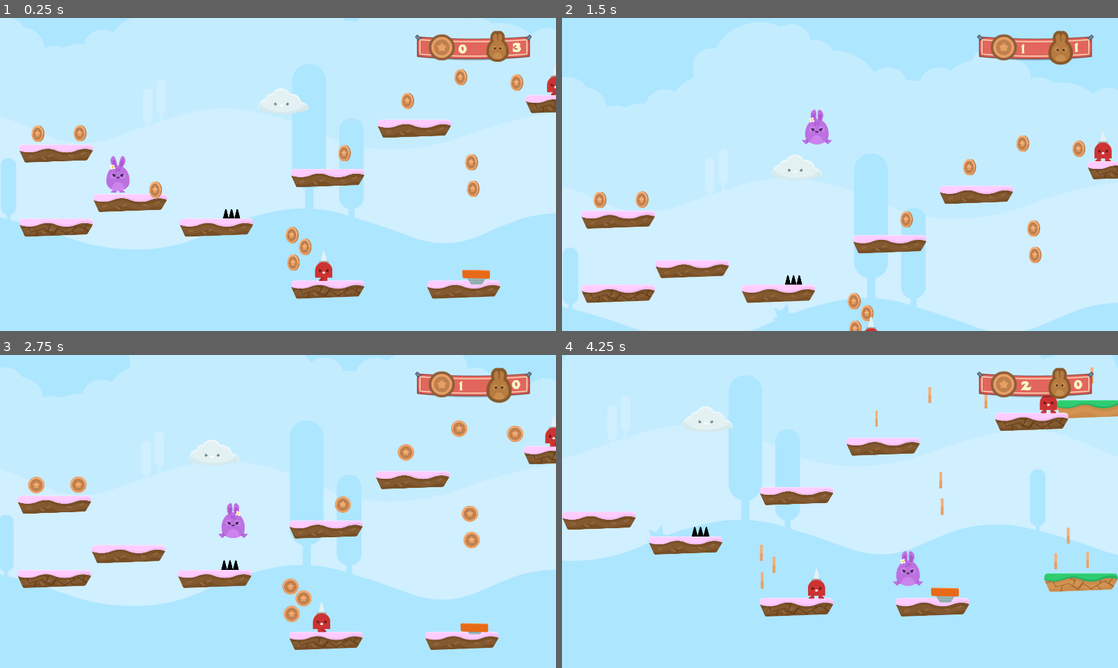
Above: before the commit, frames 1-4 (two rows, left to right).
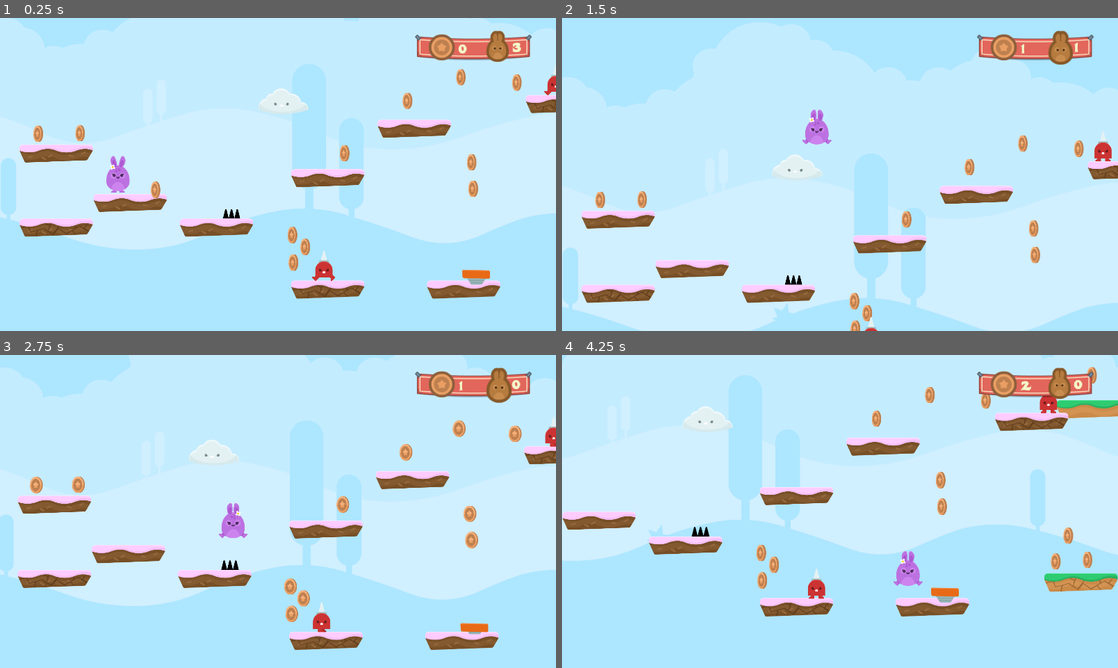
Above: after the commit, the same moments.

Repository: DiscoveringGodot/3_Hoppy_Days
Game: Godot game, scene res://Levels/Level 1.tscn
Two runs of this game, one before a commit and one after it. Both use one fixed random seed, a clock stepped at 60 frames per second and the inputs below.
Inputs:
- Up to frame 1 (0.25 s): no input
- Up to frame 2 (1.5 s): hold Right (ui_right) from 0.53 s (still down); tap Up (ui_up) at 0.77 s
- Up to frame 3 (2.75 s): tap Up (ui_up) at 1.52 s; release Right (ui_right) at 2.03 s; hold Left (ui_left) from 2.03 s (still down)
- Up to frame 4 (4.25 s): release Left (ui_left) at 2.78 s; hold Right (ui_right) from 2.78 s (still down); tap Up (ui_up) at 3.02, 3.77 s

The runs differ from the first frame. In frame 1, 0.8% of the frame differs, in the area x 5-100%, y 16-85%; in frame 2, 0.6%; in frame 3, 0.6%; in frame 4, 0.8%, in the area x 35-97%, y 3-75%.

Commit message:
streamlined player detection for cloud npc (corrected collision mask)

Diff:
--- a/Levels/Level 1.tscn
+++ b/Levels/Level 1.tscn
@@ -264,10 +264,6 @@
 
 editor/display_folded = true
 
-[node name="AnimatedSprite" parent="NPCs/NPC_SpkieMan/Area2D" index="1"]
-
-frame = 0
-
 [node name="NPC_SpkieMan2" parent="NPCs" index="3" instance=ExtResource( 7 )]
 
 position = Vector2( 2802.8, -206 )
@@ -275,10 +271,6 @@
 [node name="Area2D" parent="NPCs/NPC_SpkieMan2" index="0"]
 
 editor/display_folded = true
-
-[node name="AnimatedSprite" parent="NPCs/NPC_SpkieMan2/Area2D" index="1"]
-
-frame = 0
 
 [node name="AnimationPlayer" parent="NPCs/NPC_SpkieMan2" index="1"]
 
@@ -308,80 +300,6 @@
 
 [connection signal="body_shape_entered" from="Spikes/SpikesTop" to="Player" method="take_damage"]
 
-[connection signal="Coin_Pickup" from="Coins/Coin2" to="Player" method="_on_Coin_Coin_Pickup"]
-
-[connection signal="Coin_Pickup" from="Coins/Coin3" to="Player" method="_on_Coin_Coin_Pickup"]
-
-[connection signal="Coin_Pickup" from="Coins/Coin4" to="Player" method="_on_Coin_Coin_Pickup"]
-
-[connection signal="Coin_Pickup" from="Coins/Coin5" to="Player" method="_on_Coin_Coin_Pickup"]
-
-[connection signal="Coin_Pickup" from="Coins/Coin6" to="Player" method="_on_Coin_Coin_Pickup"]
-
-[connection signal="Coin_Pickup" from="Coins/Coin7" to="Player" method="_on_Coin_Coin_Pickup"]
-
-[connection signal="Coin_Pickup" from="Coins/Coin8" to="Player" method="_on_Coin_Coin_Pickup"]
-
-[connection signal="Coin_Pickup" from="Coins/Coin9" to="Player" method="_on_Coin_Coin_Pickup"]
-
-[connection signal="Coin_Pickup" from="Coins/Coin10" to="Player" method="_on_Coin_Coin_Pickup"]
-
-[connection signal="Coin_Pickup" from="Coins/Coin11" to="Player" method="_on_Coin_Coin_Pickup"]
-
-[connection signal="Coin_Pickup" from="Coins/Coin12" to="Player" method="_on_Coin_Coin_Pickup"]
-
-[connection signal="Coin_Pickup" from="Coins/Coin13" to="Player" method="_on_Coin_Coin_Pickup"]
-
-[connection signal="Coin_Pickup" from="Coins/Coin14" to="Player" method="_on_Coin_Coin_Pickup"]
-
-[connection signal="Coin_Pickup" from="Coins/Coin15" to="Player" method="_on_Coin_Coin_Pickup"]
-
-[connection signal="Coin_Pickup" from="Coins/Coin16" to="Player" method="_on_Coin_Coin_Pickup"]
-
-[connection signal="Coin_Pickup" from="Coins/Coin17" to="Player" method="_on_Coin_Coin_Pickup"]
-
-[connection signal="Coin_Pickup" from="Coins/Coin18" to="Player" method="_on_Coin_Coin_Pickup"]
-
-[connection signal="Coin_Pickup" from="Coins/Coin19" to="Player" method="_on_Coin_Coin_Pickup"]
-
-[connection signal="Coin_Pickup" from="Coins/Coin20" to="Player" method="_on_Coin_Coin_Pickup"]
-
-[connection signal="Coin_Pickup" from="Coins/Coin21" to="Player" method="_on_Coin_Coin_Pickup"]
-
-[connection signal="Coin_Pickup" from="Coins/Coin22" to="Player" method="_on_Coin_Coin_Pickup"]
-
-[connection signal="Coin_Pickup" from="Coins/Coin23" to="Player" method="_on_Coin_Coin_Pickup"]
-
-[connection signal="Coin_Pickup" from="Coins/Coin24" to="Player" method="_on_Coin_Coin_Pickup"]
-
-[connection signal="Coin_Pickup" from="Coins/Coin25" to="Player" method="_on_Coin_Coin_Pickup"]
-
-[connection signal="Coin_Pickup" from="Coins/Coin26" to="Player" method="_on_Coin_Coin_Pickup"]
-
-[connection signal="Coin_Pickup" from="Coins/Coin27" to="Player" method="_on_Coin_Coin_Pickup"]
-
-[connection signal="Coin_Pickup" from="Coins/Coin28" to="Player" method="_on_Coin_Coin_Pickup"]
-
-[connection signal="Coin_Pickup" from="Coins/Coin29" to="Player" method="_on_Coin_Coin_Pickup"]
-
-[connection signal="Coin_Pickup" from="Coins/Coin30" to="Player" method="_on_Coin_Coin_Pickup"]
-
-[connection signal="Coin_Pickup" from="Coins/Coin31" to="Player" method="_on_Coin_Coin_Pickup"]
-
-[connection signal="Coin_Pickup" from="Coins/Coin32" to="Player" method="_on_Coin_Coin_Pickup"]
-
-[connection signal="Coin_Pickup" from="Coins/Coin33" to="Player" method="_on_Coin_Coin_Pickup"]
-
-[connection signal="Coin_Pickup" from="Coins/Coin34" to="Player" method="_on_Coin_Coin_Pickup"]
-
-[connection signal="Coin_Pickup" from="Coins/Coin35" to="Player" method="_on_Coin_Coin_Pickup"]
-
-[connection signal="Coin_Pickup" from="Coins/Coin36" to="Player" method="_on_Coin_Coin_Pickup"]
-
-[connection signal="Coin_Pickup" from="Coins/Coin37" to="Player" method="_on_Coin_Coin_Pickup"]
-
-[connection signal="Coin_Pickup" from="Coins/Coin38" to="Player" method="_on_Coin_Coin_Pickup"]
-
 [connection signal="body_shape_entered" from="NPCs/NPC_SpkieMan/Area2D" to="Player" method="take_damage"]
 
 [connection signal="body_shape_entered" from="NPCs/NPC_SpkieMan2/Area2D" to="Player" method="take_damage"]
--- a/NPCs/NPC_Cloud.tscn
+++ b/NPCs/NPC_Cloud.tscn
@@ -2,7 +2,6 @@
 
 [ext_resource path="res://scripts/NPC_Cloud.gd" type="Script" id=1]
 [ext_resource path="res://gfx/Enemies/cloud.png" type="Texture" id=2]
-
 
 [sub_resource type="Animation" id=1]
 
@@ -23,7 +22,7 @@
 "values": [ Vector2( 0, 0 ), Vector2( -400, 0 ), Vector2( -400, 0 ), Vector2( 0, 0 ), Vector2( 0, 0 ), Vector2( 400, 0 ), Vector2( 400, 0 ) ]
 }
 
-[node name="NPC_Cloud" type="Node2D"]
+[node name="NPC_Cloud" type="Node2D" index="0"]
 
 script = ExtResource( 1 )
 _sections_unfolded = [ "Transform" ]
--- a/Sub Scenes/Coin.tscn
+++ b/Sub Scenes/Coin.tscn
@@ -92,7 +92,7 @@
 
 frames = SubResource( 1 )
 animation = "default"
-frame = 3
+frame = 2
 playing = true
 _sections_unfolded = [ "Transform" ]
 
--- a/scripts/NPC_Cloud.gd
+++ b/scripts/NPC_Cloud.gd
@@ -3,22 +3,23 @@
 var timeout = false
 var lightning = preload("res://NPCs/Lightning.tscn")
 
+
 func _ready():
 	$Sprite/AnimationPlayer.current_animation = "float"
+
 
 func _physics_process(delta):
 	var body = $Sprite/RayCast2D.get_collider()
 	if $Sprite/RayCast2D.is_colliding():
-		if body.name == "Player":
-			fire()
-		else:
-			return
+		fire()
+
 
 func fire():
-	if timeout == false:
+	if not timeout:
 		$Sprite/RayCast2D.add_child(lightning.instance(), true)
 		$Timer.start()
 		timeout = true
 
+
 func _on_Timer_timeout():
 	timeout = false
